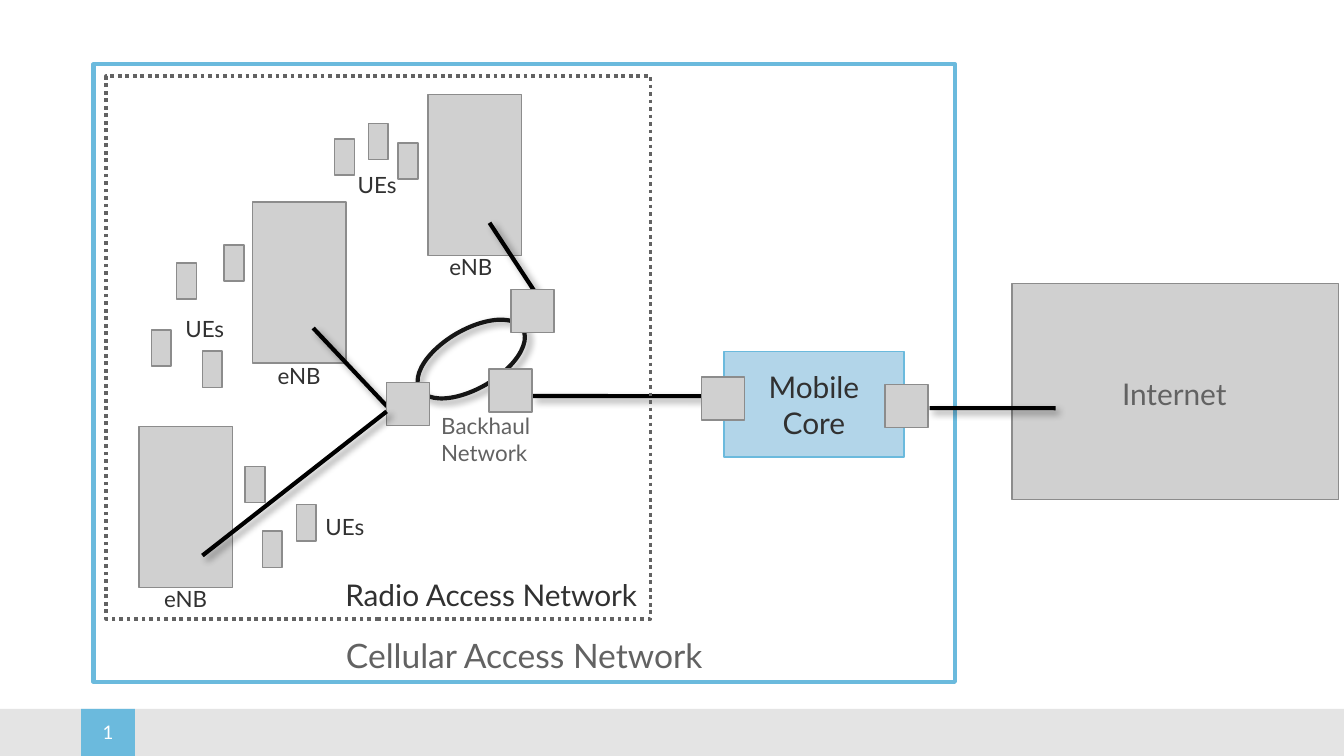
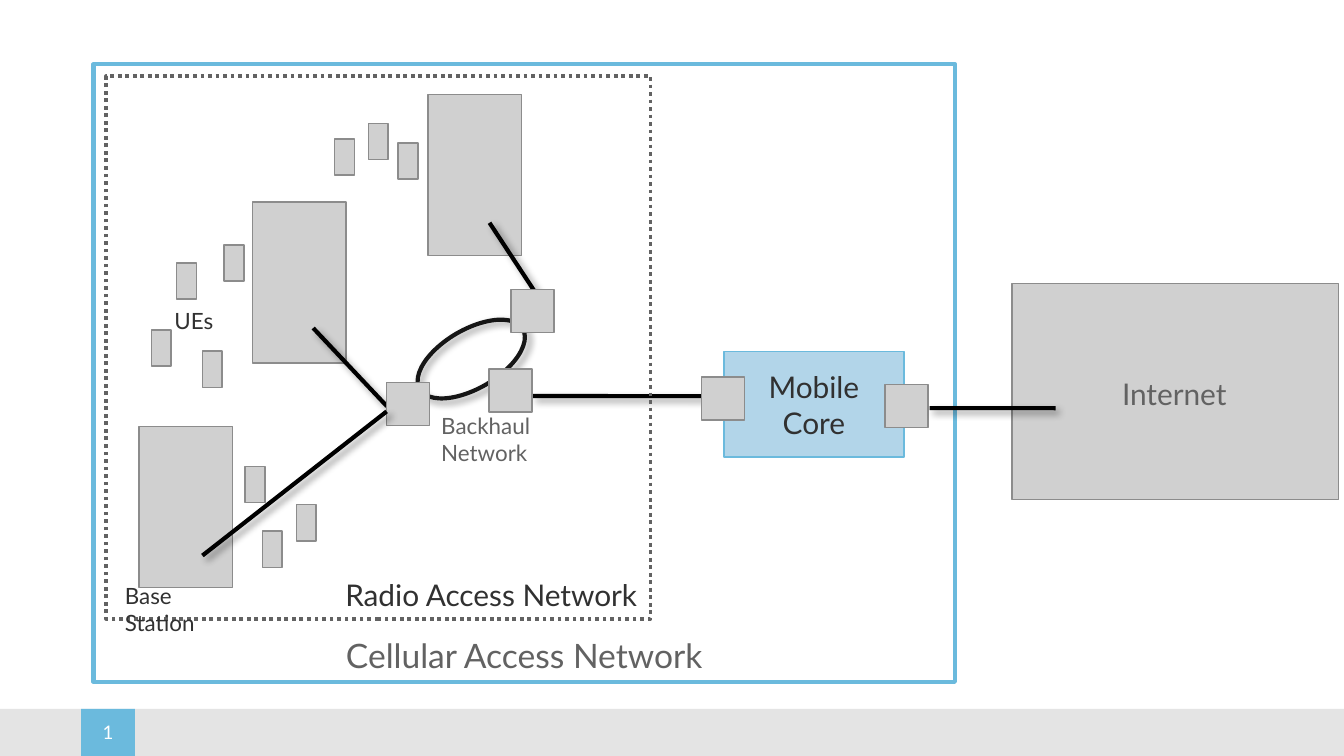
Before and after one commit to SystemsApproach/5G, a slide deck: slide 1 of figures.pptx. Drawn at 1344x756 pixels with LibreOffice and Linux fonts; fonts in the diff are those of the drawing; grey boxes stand for pictures; background and template pictures are left out. Boxes give left, top, right and bottom in pixels: in the first picture for what was removed or moved away, otherwise in the second. Text is boxed around its words. In the diff, an @@ line names an element or a change of style, - is before the commit and + after.

```diff
--- a/figures.pptx
+++ b/figures.pptx
@@ text removed at [358, 177, 397, 193] @@
-UEs
@@ text removed at [449, 255, 492, 275] @@
-eNB
@@ text "UEs": place and size @@
-text "UEs" at [185, 321, 224, 337]
+text "UEs" at [174, 313, 213, 329]
@@ text removed at [278, 368, 321, 384] @@
-eNB
@@ text removed at [325, 519, 364, 535] @@
-UEs
@@ text added at [125, 584, 195, 631], 12 pt, text #313131 @@
+Base Station
@@ text removed at [164, 587, 207, 607] @@
-eNB
```
Also in this commit, not shown: 2 other files.
